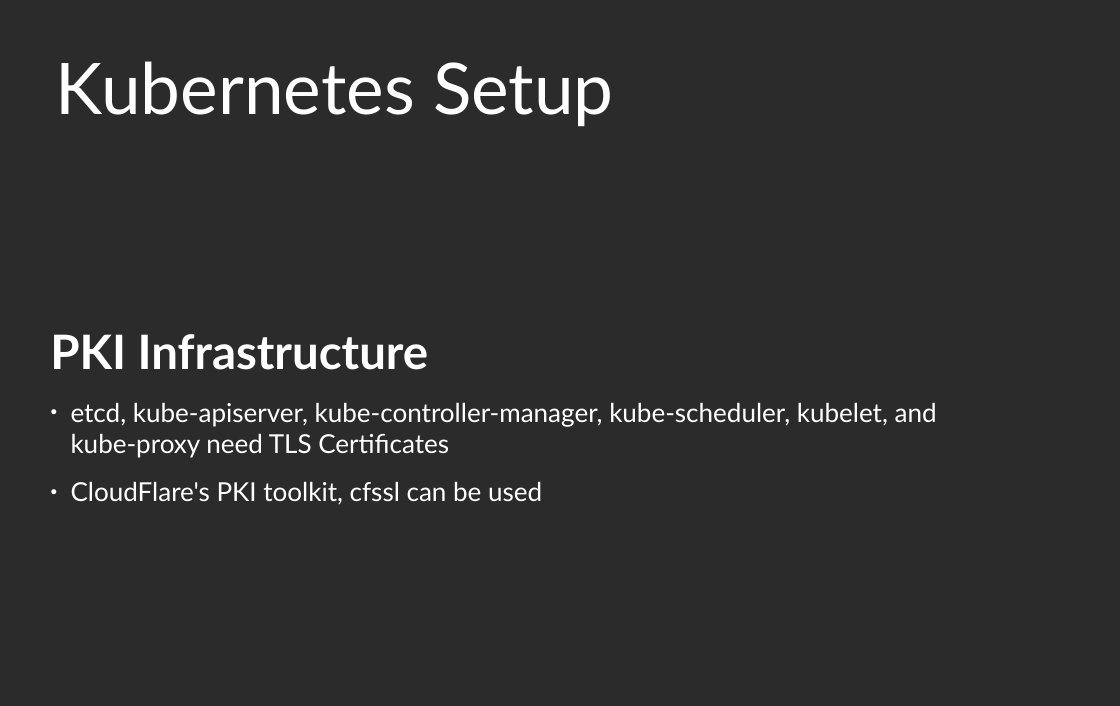
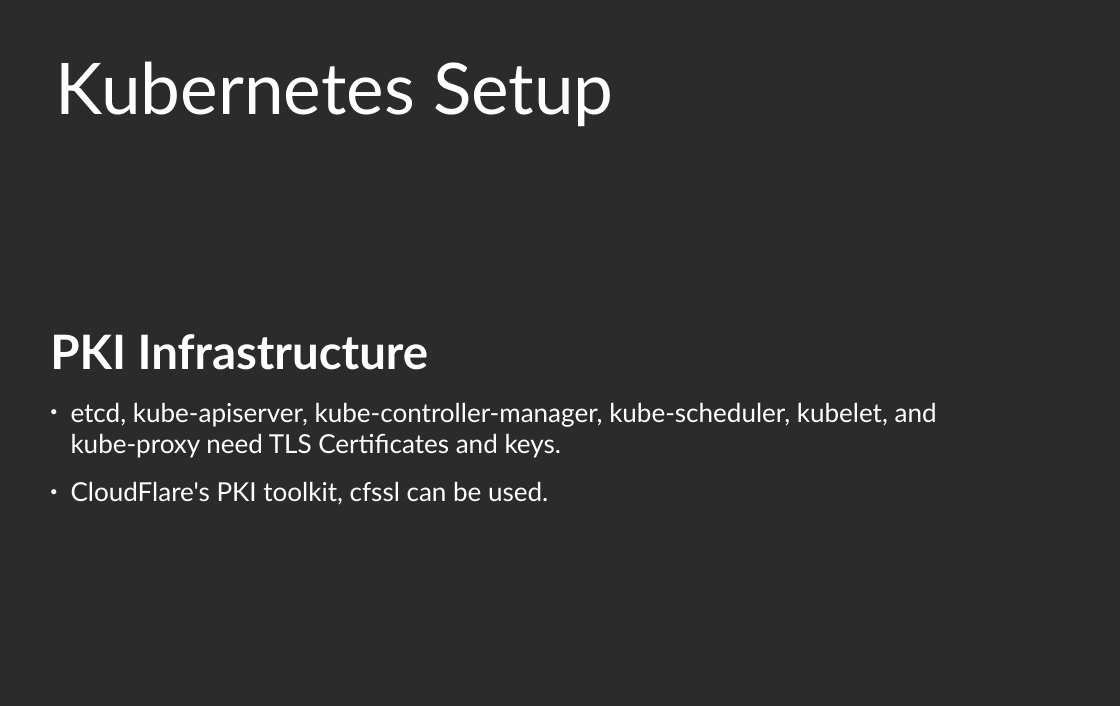
Before and after one commit to floriankammermann/kubernetes-presentation, a slide deck: slide 25 of kubernetes_presentation.odp (slide 26 before the commit). Drawn at 1120x706 pixels with LibreOffice and Linux fonts; fonts in the diff are those of the drawing; background and template pictures are left out; a plain dark background stands for a picture behind light text. Boxes give left, top, right and bottom in pixels: in the first picture for what was removed or moved away, otherwise in the second. Text is boxed around its words. In the diff, an @@ line names an element or a change of style, - is before the commit and + after.

```diff
--- a/kubernetes_presentation.odp
+++ b/kubernetes_presentation.odp
@@ text at box(71, 402, 937, 504): text changed @@
-● etcd, kube-apiserver, kube-controller-manager, kube-scheduler, kubelet, and kube-proxy need TLS Certificates
-● CloudFlare's PKI toolkit, cfssl can be used
+● etcd, kube-apiserver, kube-controller-manager, kube-scheduler, kubelet, and kube-proxy need TLS Certificates and keys.
+● CloudFlare's PKI toolkit, cfssl can be used.
```
Also in this commit, not shown: 13 other slides changed, 2 slides removed.
